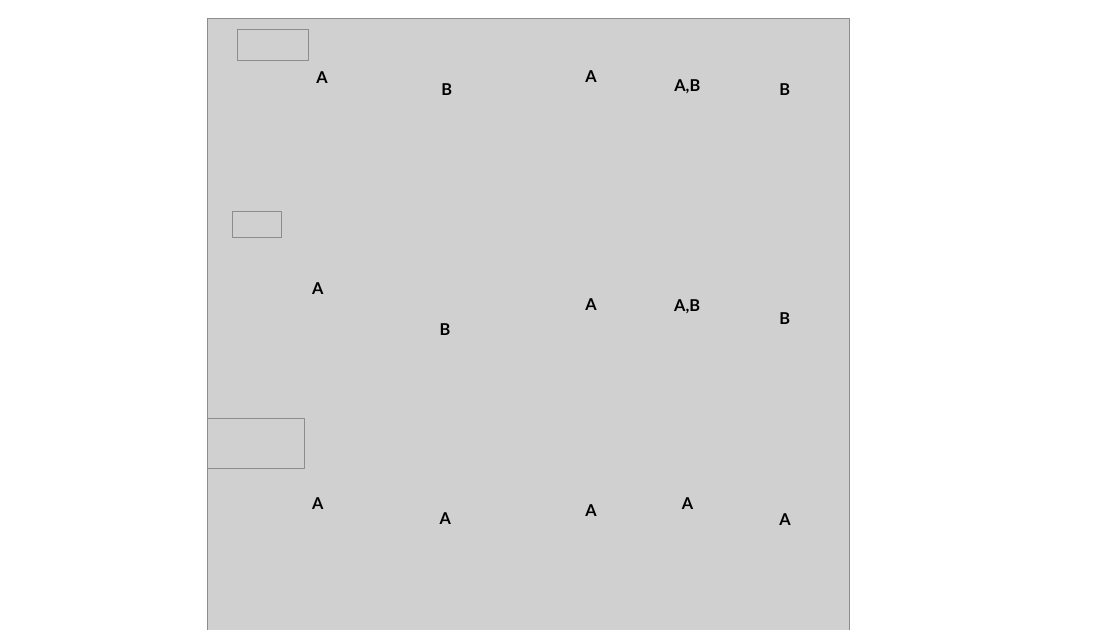
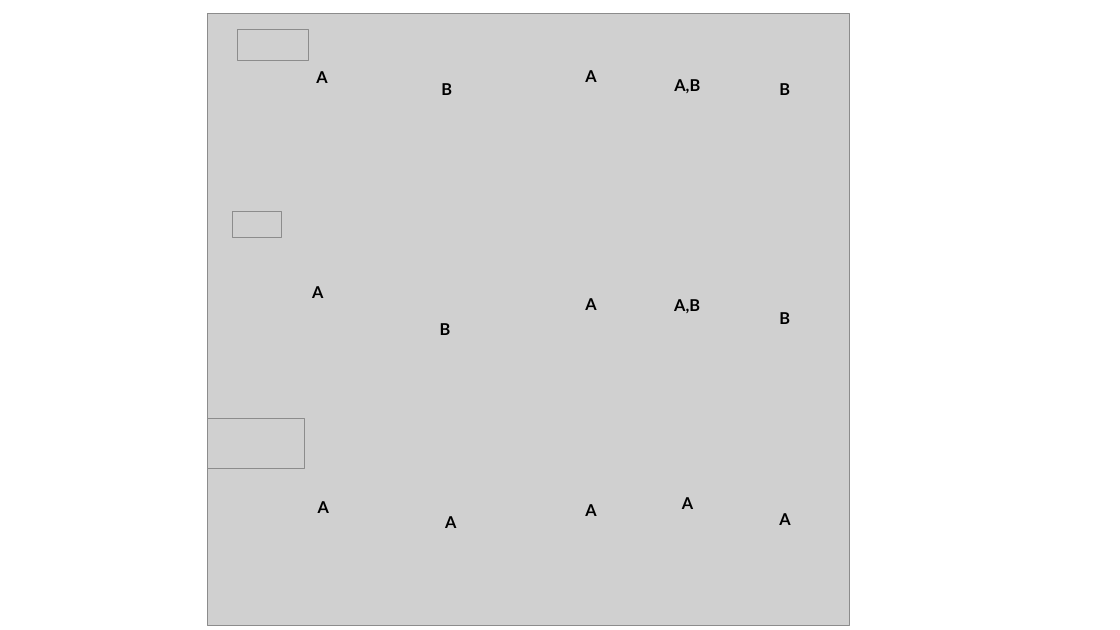
Before and after one commit to daniel1noble/lampro_cort_temp, a slide deck: slide 11 of figures/Figures.pptx (slide 3 before the commit). Drawn at 1120x630 pixels with LibreOffice and Linux fonts; fonts in the diff are those of the drawing; grey boxes stand for pictures. Boxes give left, top, right and bottom in pixels: in the first picture for what was removed or moved away, otherwise in the second. Text is boxed around its words. In the diff, an @@ line names an element or a change of style, - is before the commit and + after.

```diff
--- a/figures/Figures.pptx
+++ b/figures/Figures.pptx
@@ picture: place and size @@
-picture at [208,18,849,630]
+picture at [208,13,849,626]
@@ text "A": place and size @@
-text "A" at [312,282,323,294]
+text "A" at [312,286,323,298]
@@ text "A": place and size @@
-text "A" at [312,497,323,509]
+text "A" at [318,501,329,513]
@@ text "A": place and size @@
-text "A" at [440,512,451,524]
+text "A" at [445,516,456,528]
```
Also in this commit, not shown: 2 other slides changed, 7 slides added, 2 slides removed, 34 other files.
